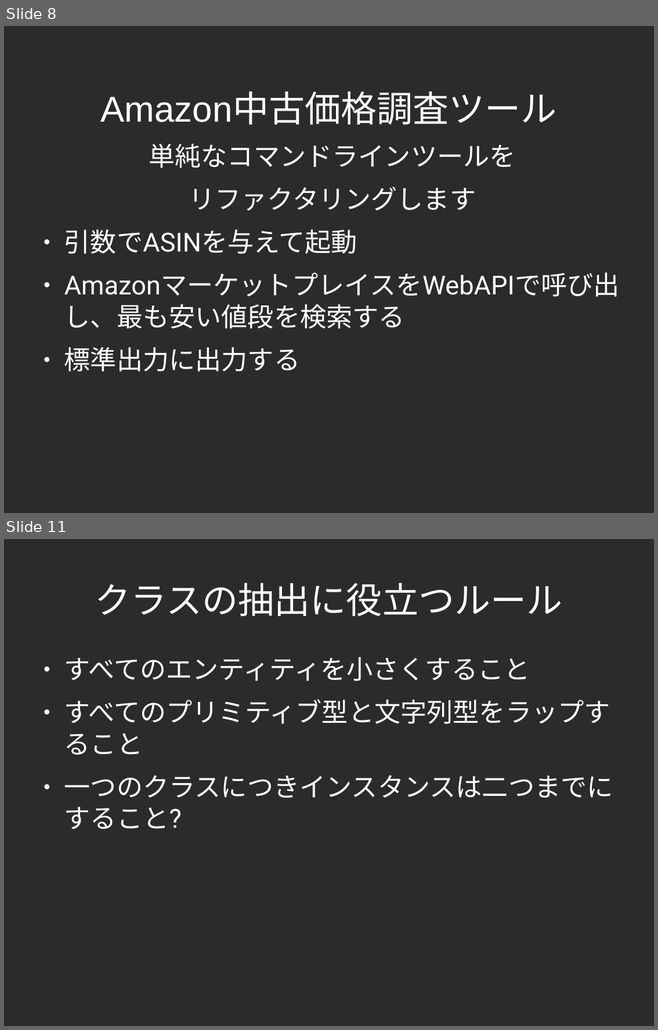
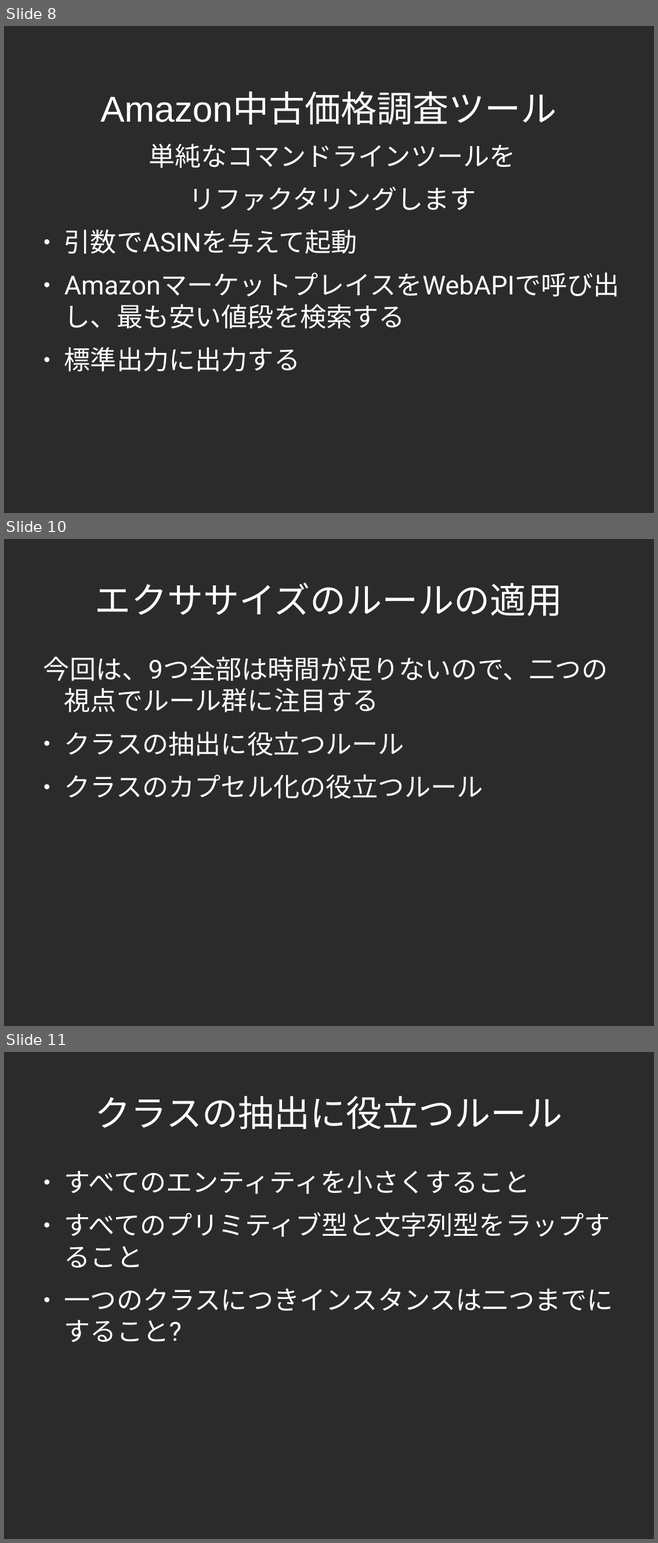
Before and after one commit to yojik/yojik-lib, a slide deck: 2009devsumi/oo_exercise/doc/devsum.odp. Shown one above the other, each under a label of ours: slides 8 and 11 before the commit, slides 8, 10 and 11 after it; the slides between them are not shown. The pictures are 658x1030 and 658x1543 pixels, drawn with LibreOffice and Linux fonts; fonts in the diff are those of the drawing; background and template pictures are left out; a plain dark background stands for a picture behind light text. Boxes give left, top, right and bottom in pixels: in the first picture for what was removed or moved away, otherwise in the second. Text is boxed around its words. In the diff, an @@ line names an element or a change of style, - is before the commit and + after.

```diff
--- a/2009devsumi/oo_exercise/doc/devsum.odp
+++ b/2009devsumi/oo_exercise/doc/devsum.odp
@@ slide 10 added at box(4, 539, 654, 1026), background picture (left out) @@
@@ title added at box(95, 583, 562, 616), 44 pt, text #FFFFFF @@
+エクササイズのルールの適用
@@ text added at box(43, 657, 607, 799), 32 pt, text #FFFFFF @@
+今回は、9つ全部は時間が足りないので、二つの視点でルール群に注目する
+● クラスの抽出に役立つルール
+● クラスのカプセル化の役立つルール
```
Also in this commit, not shown: 9 slides changed, 7 other slides added, 4 slides removed.
